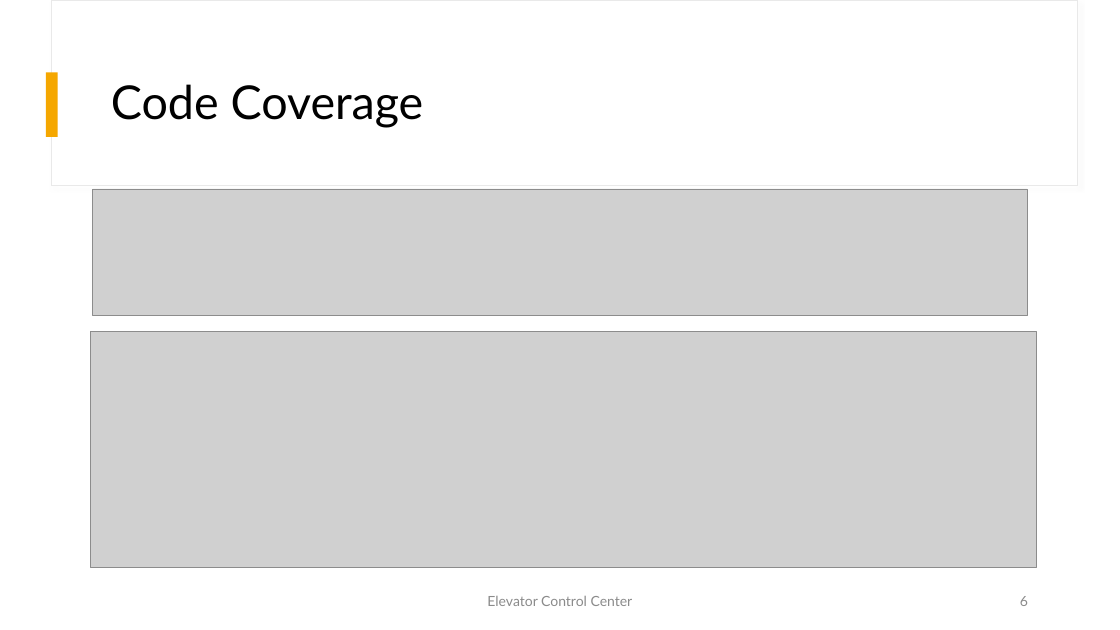
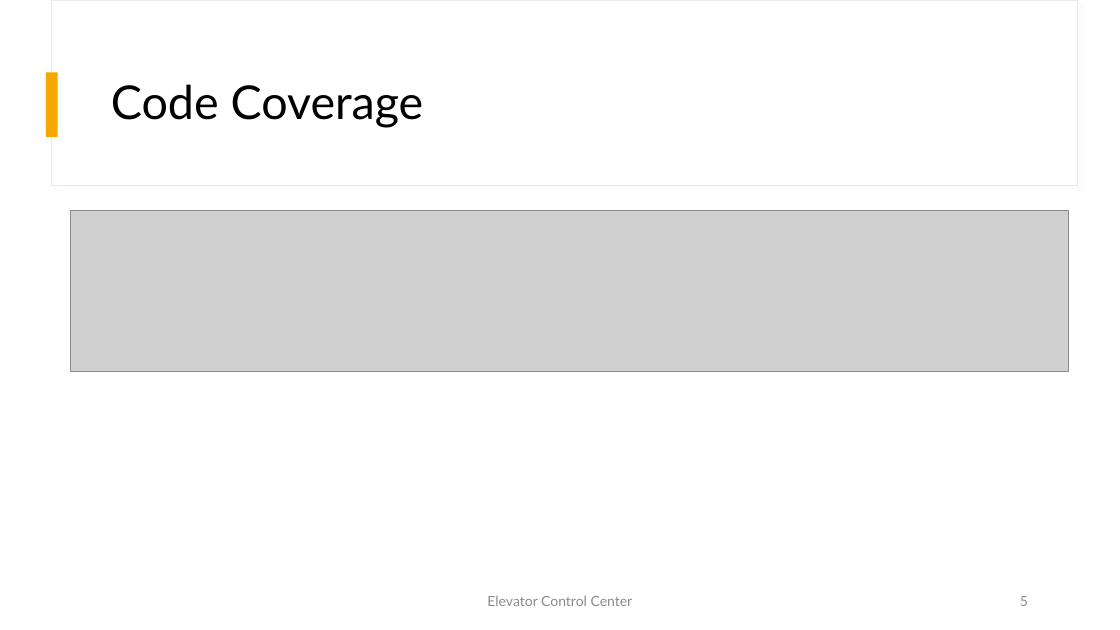
Before and after one commit to fhhagenberg-sqe-esd-ws20/elevator-control-center-team-c, a slide deck: slide 5 of doc/Presentation/Elevator_Control_Center.pptx (slide 6 before the commit). Drawn at 1120x630 pixels with LibreOffice and Linux fonts; fonts in the diff are those of the drawing; grey boxes stand for pictures. Boxes give left, top, right and bottom in pixels: in the first picture for what was removed or moved away, otherwise in the second. Text is boxed around its words. In the diff, an @@ line names an element or a change of style, - is before the commit and + after.

```diff
--- a/doc/Presentation/Elevator_Control_Center.pptx
+++ b/doc/Presentation/Elevator_Control_Center.pptx
@@ picture: place and size @@
-picture at (93,189,1028,315)
+picture at (71,210,1070,371)
@@ picture removed at (91,331,1037,567) @@
@@ page number at (1020,596,1028,606): text changed @@
-6
+5
```
Also in this commit, not shown: 7 other slides changed, 2 slides removed, 1 other file.
